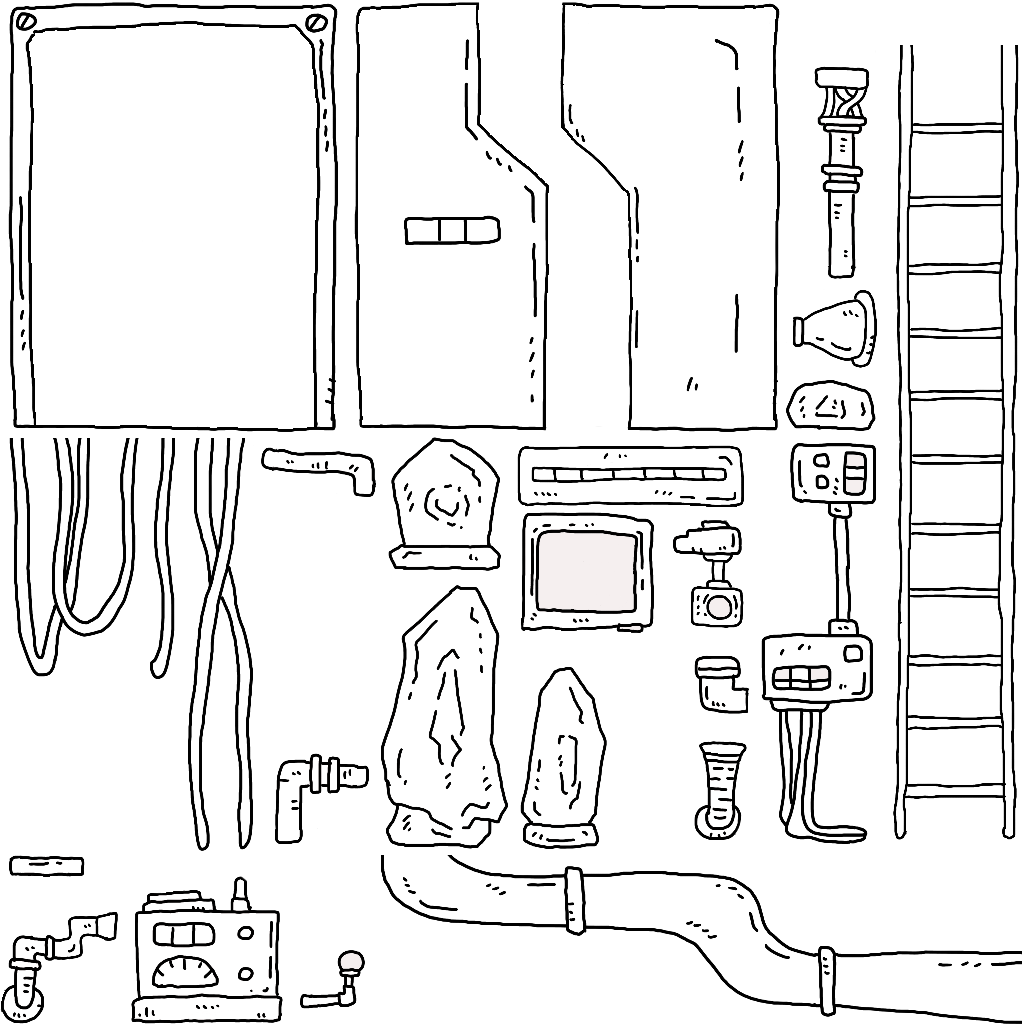
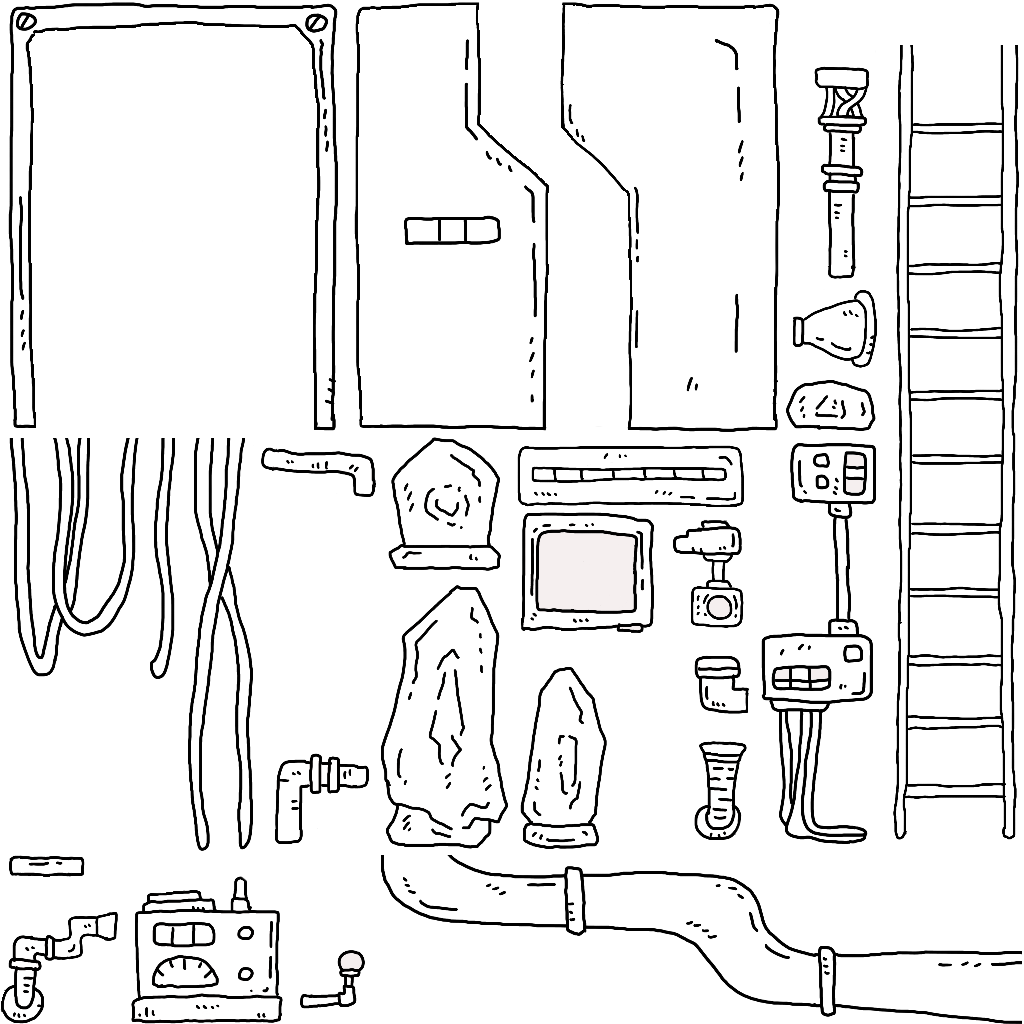
Revision of a layered 1024×1024 image; what changed, layer by layer:
painted on "レイヤー 1" over [36, 425, 314, 432]
